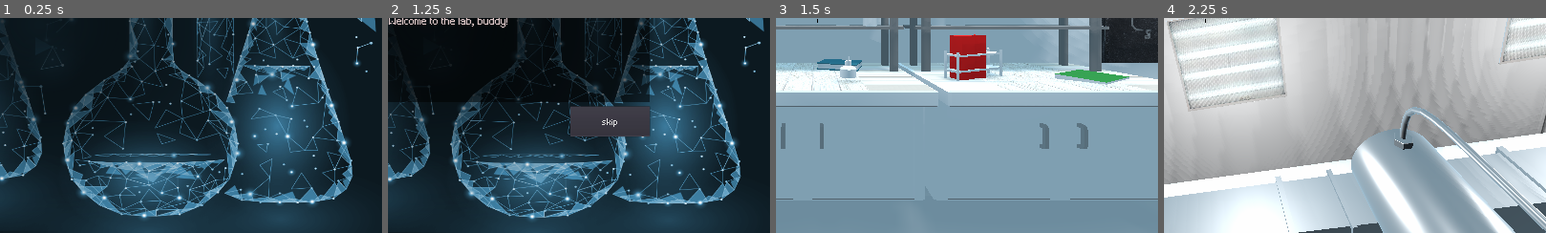
Above: before the commit, frames 1-4 (left to right).
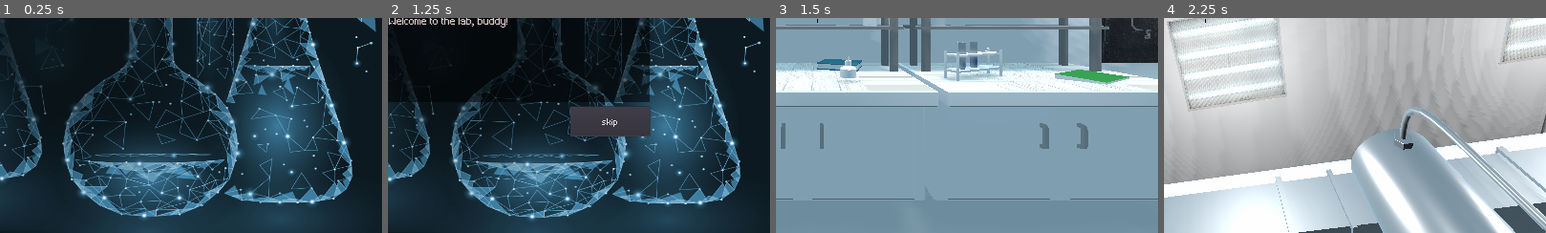
Above: after the commit, the same moments.

Repository: AlinaRinn/ChemLab
Game: Godot game, scene res://scenes/main/main_menu.tscn
Two runs of this game, one before a commit and one after it. Both use one fixed random seed, a clock stepped at 60 frames per second and the inputs below.
Inputs (mouse positions are % of the whole screen's width and height, from its top left):
- Up to frame 1 (0.25 s): no input
- Up to frame 2 (1.25 s): click "Лаборатория 1" at 0.5 s
- Up to frame 3 (1.5 s): click "skip" at 1.25 s
- Up to frame 4 (2.25 s): tap Enter at 2 s; move the mouse to (55, 50) at 2.02 s
The pictures show only the part of the screen within x 45-95%, y 50-100%; the shares and areas given below are measured in that part.

Frames 1-2 are identical in both runs. In frame 3, 1.7% of the frame differs, in the area x 45-55%, y 7-29%; in frame 4, nothing differs.

Commit message:
Implementing new binding

Diff:
--- a/characters/player.tscn
+++ b/characters/player.tscn
@@ -22,30 +22,8 @@
 
 func action():
 	# Для взаимодействия с объектами
-	# не работает с партиал нодой
-
 	if cast:
 		cast.action()
-
-	if action_object:
-		if action_object.name == 'doorr':
-			print(\"good\")
-		if action_object.name == 'flaskk':
-			action_object.drug()
-		if action_object.name == 'burnerr':
-			action_object.burn()
-			action_object.fire()
-		if action_object.name == 'checker':
-			action_object.distiller_active()
-			action_object.liquid()
-		if action_object.name == 'notebook':
-			action_object.show_notes()
-		if action_object.name == 'door':
-			action_object.open()
-		if action_object.name == 'bottle':
-			action_object.get_bottle()
-		if action_object.name == 'Bottle':
-			action_object.get_bottle()
 
 func get_to_hand(path):
 	# Грузит объект в ручки
@@ -102,7 +80,7 @@
 		cast = null
 
 	if cast:
-		G.label.text = cast.label + ' ('+cast.on_act_label+')'
+		G.label.text = cast.label + ' ('+cast.left_click_label+')'
 	else:
 		G.label.text
 
--- a/objects/interactive/bottle.gd
+++ b/objects/interactive/bottle.gd
@@ -1,5 +1,5 @@
 extends Spatial
 
-func get_bottle():
+func take():
 	G.player.get_to_hand("res://objects/interactive/bottle.tscn")
 	queue_free()
--- a/objects/interactive/bottle.tscn
+++ b/objects/interactive/bottle.tscn
@@ -2,7 +2,7 @@
 
 [ext_resource path="res://assets/models/bottle.obj" type="ArrayMesh" id=1]
 [ext_resource path="res://objects/interactive/bottle.gd" type="Script" id=2]
-[ext_resource path="res://objects/interactive/Bottle2.gd" type="Script" id=3]
+[ext_resource path="res://scenes/main/interactive.tscn" type="PackedScene" id=4]
 
 [sub_resource type="BoxShape" id=1]
 
@@ -10,7 +10,6 @@
 script = ExtResource( 2 )
 
 [node name="Bottle" type="StaticBody" parent="."]
-script = ExtResource( 3 )
 
 [node name="CollisionShape" type="CollisionShape" parent="Bottle"]
 shape = SubResource( 1 )
@@ -19,3 +18,9 @@
 transform = Transform( 1, 0, 0, 0, 1, 0, 0, 0, 1, -3.55544, -3.9558, 4.03991 )
 mesh = ExtResource( 1 )
 skeleton = NodePath("../../..")
+
+[node name="interactive" parent="." instance=ExtResource( 4 )]
+transform = Transform( 0.172918, 0, 0, 0, 0.325296, 0, 0, 0, 0.165751, 0.0177526, 0.272175, 0.0295882 )
+label = "Бутылка"
+left_click_action = "take"
+left_click_label = "Взять"
--- a/objects/interactive/burner.tscn
+++ b/objects/interactive/burner.tscn
@@ -1,14 +1,34 @@
-[gd_scene load_steps=13 format=2]
+[gd_scene load_steps=11 format=2]
 
-[ext_resource path="res://objects/target.tscn" type="PackedScene" id=1]
-[ext_resource path="res://objects/temp.tscn" type="PackedScene" id=2]
 [ext_resource path="res://assets/models/spirit_lamp.obj" type="ArrayMesh" id=3]
 [ext_resource path="res://assets/particle/burn_particle.png" type="Texture" id=4]
 [ext_resource path="res://scripts/objects/interactive/burnerr_main.gd" type="Script" id=5]
-[ext_resource path="res://scripts/objects/interactive/burnerr.gd" type="Script" id=6]
+[ext_resource path="res://scenes/main/interactive.tscn" type="PackedScene" id=7]
 
 [sub_resource type="BoxShape" id=1]
 extents = Vector3( 0.171085, 0.20831, 0.174081 )
+
+[sub_resource type="SpatialMaterial" id=6]
+flags_transparent = true
+flags_unshaded = true
+vertex_color_use_as_albedo = true
+params_billboard_mode = 3
+particles_anim_h_frames = 1
+particles_anim_v_frames = 1
+particles_anim_loop = false
+albedo_texture = ExtResource( 4 )
+
+[sub_resource type="QuadMesh" id=7]
+material = SubResource( 6 )
+size = Vector2( 0.1, 0.1 )
+
+[sub_resource type="Curve" id=8]
+min_value = 0.5
+_data = [ Vector2( 0, 0.5 ), 0.0, 0.0, 0, 0, Vector2( 0.5, 1 ), 0.0, 0.0, 0, 0, Vector2( 1, 0.5 ), 0.0, 0.0, 0, 0 ]
+
+[sub_resource type="Gradient" id=9]
+offsets = PoolRealArray( 0, 0.403974, 0.761589, 1 )
+colors = PoolColorArray( 0.0535278, 0.729421, 0.856445, 1, 0.875849, 0.911586, 0.417073, 1, 0.96582, 0.477465, 0.056591, 1, 0.9375, 0.334682, 0.150146, 0.254902 )
 
 [sub_resource type="Animation" id=5]
 resource_name = "burn"
@@ -37,33 +57,10 @@
 "values": [ false, true ]
 }
 
-[sub_resource type="SpatialMaterial" id=6]
-flags_transparent = true
-flags_unshaded = true
-vertex_color_use_as_albedo = true
-params_billboard_mode = 3
-particles_anim_h_frames = 1
-particles_anim_v_frames = 1
-particles_anim_loop = false
-albedo_texture = ExtResource( 4 )
-
-[sub_resource type="QuadMesh" id=7]
-material = SubResource( 6 )
-size = Vector2( 0.1, 0.1 )
-
-[sub_resource type="Curve" id=8]
-min_value = 0.5
-_data = [ Vector2( 0, 0.5 ), 0.0, 0.0, 0, 0, Vector2( 0.5, 1 ), 0.0, 0.0, 0, 0, Vector2( 1, 0.5 ), 0.0, 0.0, 0, 0 ]
-
-[sub_resource type="Gradient" id=9]
-offsets = PoolRealArray( 0, 0.403974, 0.761589, 1 )
-colors = PoolColorArray( 0.0535278, 0.729421, 0.856445, 1, 0.875849, 0.911586, 0.417073, 1, 0.96582, 0.477465, 0.056591, 1, 0.9375, 0.334682, 0.150146, 0.254902 )
-
 [node name="Spatial" type="Spatial"]
 script = ExtResource( 5 )
 
 [node name="burnerr" type="StaticBody" parent="."]
-script = ExtResource( 6 )
 
 [node name="CollisionShape" type="CollisionShape" parent="burnerr"]
 transform = Transform( 1, 0, 0, 0, 1, 0, 0, 0, 1, 0, 0.209288, 0 )
@@ -77,9 +74,6 @@
 transform = Transform( 1.17382, 0, 0, 0, 1.17382, 0, 0, 0, 1.17382, -2.47659, -3.71357, 2.84082 )
 visible = false
 mesh = ExtResource( 3 )
-
-[node name="anim" type="AnimationPlayer" parent="burnerr"]
-anims/burn = SubResource( 5 )
 
 [node name="CPUParticles" type="CPUParticles" parent="burnerr"]
 transform = Transform( 1, 0, 0, 0, 1, 0, 0, 0, 1, 0, 0.437926, 0 )
@@ -100,13 +94,11 @@
 shadow_enabled = true
 shadow_color = Color( 0.2, 0.2, 0.168627, 1 )
 
-[node name="temp" parent="burnerr" instance=ExtResource( 2 )]
-transform = Transform( 0.0992558, 0, 0, 0, 0.335397, 0, 0, 0, 0.0992558, 0, 0.736515, 0 )
-area_temp = "1550 °C"
-area_id = "22"
+[node name="interactive" parent="." instance=ExtResource( 7 )]
+label = "Горелка"
+left_click_action = "burn"
+left_click_label = "Зажечь/Потушить"
 
-[node name="target" parent="burnerr" instance=ExtResource( 1 )]
-transform = Transform( 0.20123, 0, 0, 0, 0.247242, 0, 0, 0, 0.20123, 0, 0.214223, 0 )
-target_name = "Горелка"
-target_other = "(Без пометок)"
-delete_parent = false
+[node name="anim" type="AnimationPlayer" parent="."]
+root_node = NodePath("../burnerr")
+anims/burn = SubResource( 5 )
--- /dev/null
+++ b/objects/interactive/distiller.gd
@@ -0,0 +1,13 @@
+extends Spatial
+
+var active = false
+
+func press():
+	if !active:
+		$checker/check_rotate/anim.play("rotate")
+		active = true
+		$checker/liquid.liquid_active = true
+	else:
+		$checker/check_rotate/anim.play_backwards("rotate")
+		active = false
+		$checker/liquid.liquid_active = false
--- a/objects/interactive/distiller.tscn
+++ b/objects/interactive/distiller.tscn
@@ -1,13 +1,11 @@
-[gd_scene load_steps=16 format=2]
+[gd_scene load_steps=15 format=2]
 
 [ext_resource path="res://assets/models/distiller_big_main.obj" type="ArrayMesh" id=1]
 [ext_resource path="res://assets/models/distiller_big_check.obj" type="ArrayMesh" id=2]
-[ext_resource path="res://objects/target.tscn" type="PackedScene" id=3]
+[ext_resource path="res://objects/interactive/distiller.gd" type="Script" id=3]
 [ext_resource path="res://assets/particle/water_particle.png" type="Texture" id=4]
-[ext_resource path="res://scripts/objects/interactive/distiller_check.gd" type="Script" id=5]
-[ext_resource path="res://scripts/objects/interactive/checker.gd" type="Script" id=6]
 [ext_resource path="res://objects/liquid.tscn" type="PackedScene" id=7]
-
+[ext_resource path="res://scenes/main/interactive.tscn" type="PackedScene" id=8]
 
 [sub_resource type="SpatialMaterial" id=1]
 albedo_color = Color( 0.709804, 0.709804, 0.709804, 1 )
@@ -68,19 +66,15 @@
 
 [node name="Spatial" type="Spatial"]
 transform = Transform( 0.882, 0, 0, 0, 0.882, 0, 0, 0, 0.882, 0, 0, 0 )
+script = ExtResource( 3 )
 
 [node name="distiller_body" type="StaticBody" parent="."]
 transform = Transform( 1.31134e-07, 0, -1, 0, 1, 0, 1, 0, 1.31134e-07, 0, 0, 0 )
-script = ExtResource( 5 )
 
 [node name="discil_main" type="MeshInstance" parent="distiller_body"]
 transform = Transform( -3.0598e-08, 0, 0.7, 0, 0.7, 0, -0.7, 0, -3.0598e-08, 0, 0, 0 )
 mesh = ExtResource( 1 )
 material/0 = SubResource( 1 )
-
-[node name="target" parent="distiller_body/discil_main" instance=ExtResource( 3 )]
-transform = Transform( 1.12307, 0, 0, 0, 2.85088, 0, 0, 0, 1.12307, 0, 1.47869, 0 )
-target_name = "Дистиллятор"
 
 [node name="CollisionShape" type="CollisionShape" parent="distiller_body"]
 transform = Transform( 0.752929, 0, 0, 0, 2.47057, 0, -1.42109e-14, 0, 0.759919, 0, 1.14877, 0 )
@@ -88,14 +82,9 @@
 
 [node name="checker" type="StaticBody" parent="."]
 transform = Transform( 1, 0, 0, 0, 1, 0, 0, 0, 1, 1.61215, 0.385868, 0 )
-script = ExtResource( 6 )
 
 [node name="CollisionShape" type="CollisionShape" parent="checker"]
 shape = SubResource( 3 )
-
-[node name="target" parent="checker" instance=ExtResource( 3 )]
-transform = Transform( 0.312711, 0, 2.87092e-08, 0, 0.350873, 0, -1.11373e-07, 0, 0.334466, 0.00197792, 0.0190729, -2.46261e-07 )
-target_name = "Включить дистиллятор"
 
 [node name="CPUParticles" type="CPUParticles" parent="checker"]
 transform = Transform( 0.7, 0, 1.22392e-07, 0, 0.7, 0, -1.22392e-07, 0, 0.7, 0.25615, -0.213338, -2.44997e-07 )
@@ -126,3 +115,13 @@
 
 [node name="anim" type="AnimationPlayer" parent="checker/check_rotate"]
 anims/rotate = SubResource( 8 )
+
+[node name="interactive" parent="." instance=ExtResource( 8 )]
+transform = Transform( 1.03822, 0, 0, 0, 1.93991, 0, 0, 0, 1, 0.247042, 1.10552, 0 )
+label = "Дистиллятор"
+
+[node name="interactive2" parent="." instance=ExtResource( 8 )]
+transform = Transform( 0.278153, 0, 0, 0, 0.251164, 0, 0, 0, 0.271931, 1.64459, 0.337286, 0 )
+label = "Дистиллятор"
+left_click_action = "press"
+left_click_label = "Открыть/Закрыть"
--- /dev/null
+++ b/objects/interactive/door.gd
@@ -0,0 +1,6 @@
+extends Spatial
+
+
+func exit():
+	G.to('main_menu')
+	Input.set_mouse_mode(Input.MOUSE_MODE_VISIBLE)
--- a/objects/interactive/door.tscn
+++ b/objects/interactive/door.tscn
@@ -1,9 +1,9 @@
-[gd_scene load_steps=6 format=2]
+[gd_scene load_steps=7 format=2]
 
 [ext_resource path="res://assets/textures/door.jpg" type="Texture" id=1]
 [ext_resource path="res://assets/models/door_2.obj" type="ArrayMesh" id=2]
-[ext_resource path="res://objects/target.tscn" type="PackedScene" id=3]
-
+[ext_resource path="res://scenes/main/interactive.tscn" type="PackedScene" id=3]
+[ext_resource path="res://objects/interactive/door.gd" type="Script" id=4]
 
 [sub_resource type="BoxShape" id=1]
 extents = Vector3( 0.170364, 2.3762, 1.29889 )
@@ -12,6 +12,7 @@
 albedo_texture = ExtResource( 1 )
 
 [node name="Spatial" type="Spatial"]
+script = ExtResource( 4 )
 
 [node name="doorr" type="StaticBody" parent="."]
 
@@ -24,7 +25,8 @@
 mesh = ExtResource( 2 )
 material/0 = SubResource( 2 )
 
-[node name="target" parent="." instance=ExtResource( 3 )]
-transform = Transform( 0.309597, 0, 0, 0, 2.50203, 0, 0, 0, 1.32857, 0, 2.152, 0 )
-target_name = "Выхода нет"
-target_id = "9005"
+[node name="interactive" parent="." instance=ExtResource( 3 )]
+transform = Transform( 0.0955831, 0, 0, 0, 2.5486, 0, 0, 0, 1.33099, 0, 2.20775, 0 )
+label = "Дверь"
+left_click_action = "exit"
+left_click_label = "Выйти"
--- a/objects/interactive/notebook.tscn
+++ b/objects/interactive/notebook.tscn
@@ -1,7 +1,7 @@
 [gd_scene load_steps=7 format=2]
 
 [ext_resource path="res://assets/models/notebook.obj" type="ArrayMesh" id=1]
-[ext_resource path="res://objects/target.tscn" type="PackedScene" id=2]
+[ext_resource path="res://scenes/main/interactive.tscn" type="PackedScene" id=2]
 [ext_resource path="res://scripts/objects/interactive/notebook.gd" type="Script" id=3]
 [ext_resource path="res://scripts/objects/interactive/notebook_main.gd" type="Script" id=4]
 
@@ -26,9 +26,8 @@
 mesh = ExtResource( 1 )
 material/1 = SubResource( 2 )
 
-[node name="target" parent="." instance=ExtResource( 2 )]
-transform = Transform( 0.590051, 0, 0, 0, 0.055014, 0, 0, 0, 0.407929, 0, 0.0784091, 0 )
-target_name = "Лабораторный журнал"
-target_id = "9002"
-target_other = "(Без пометок)"
-delete_parent = false
+[node name="interactive" parent="." instance=ExtResource( 2 )]
+transform = Transform( 0.537793, 0, 0, 0, 0.189953, 0, 0, 0, 0.500875, 0, 0, 0 )
+label = "Тетрадь"
+left_click_action = "show_notes"
+left_click_label = "Посмотреть"
--- a/objects/interactive/tube.tscn
+++ b/objects/interactive/tube.tscn
@@ -1,7 +1,6 @@
-[gd_scene load_steps=9 format=2]
+[gd_scene load_steps=8 format=2]
 
 [ext_resource path="res://assets/models/tube_type_0.obj" type="ArrayMesh" id=1]
-[ext_resource path="res://scripts/objects/interactive/flask_script.gd" type="Script" id=2]
 [ext_resource path="res://scenes/main/interactive.tscn" type="PackedScene" id=3]
 [ext_resource path="res://scripts/objects/interactive/flask_input.gd" type="Script" id=4]
 [ext_resource path="res://objects/elements/water.tscn" type="PackedScene" id=5]
@@ -33,7 +32,6 @@
 script = ExtResource( 4 )
 
 [node name="flaskk" type="StaticBody" parent="."]
-script = ExtResource( 2 )
 
 [node name="CollisionShape" type="CollisionShape" parent="flaskk"]
 transform = Transform( 1, 0, 0, 0, 1, 0, 0, 0, 1, 0, 0.104731, -0.00997448 )
@@ -64,10 +62,12 @@
 transform = Transform( 1, 0, 0, 0, 1, 0, 0, 0, 1, 3.12313, 3.67419, -3.19543 )
 visible = false
 
-[node name="anim" type="AnimationPlayer" parent="flaskk"]
-anims/drug = SubResource( 3 )
-
 [node name="interactive" parent="." instance=ExtResource( 3 )]
 transform = Transform( 0.160006, 0, 0, 0, 0.49701, 0, 0, 0, 0.142285, 0, 0, 0 )
-label = "123123"
-on_action = "get_flask"
+label = "Пробирка"
+left_click_action = "drug"
+left_click_label = "Поднять/Опустить"
+
+[node name="anim" type="AnimationPlayer" parent="."]
+root_node = NodePath("../flaskk")
+anims/drug = SubResource( 3 )
--- a/scenes/main/interactive.gd
+++ b/scenes/main/interactive.gd
@@ -1,20 +1,21 @@
 extends Area
 
 export var label = ''
-export var on_action = ''
-export var on_act_label = ''
+export var left_click_action = ''
+export var left_click_label = ''
+export var right_click_action = ''
+export var right_click_label = ''
 
 
 func _ready():
-	pass
-	#$MeshInstance.hide()
+	$MeshInstance.hide()
 
 
 func action():
 	var prt = get_parent()
 
-	if on_action:
-		if prt.has_method(on_action):
-			prt.call(on_action)
+	if left_click_action:
+		if prt.has_method(left_click_action):
+			prt.call(left_click_action)
 		else:
-			print(on_action+' не существует')
+			print(left_click_action+' не существует')
--- a/scripts/objects/interactive/burnerr_main.gd
+++ b/scripts/objects/interactive/burnerr_main.gd
@@ -6,6 +6,25 @@
 
 # Called when the node enters the scene tree for the first time.
 func _ready():
-	$burnerr/target.target_other = burn_other
 	if burnded:
 		$burnerr.burn()
+
+var active = false
+
+func burn():
+	# Отвечает за анимацию горения
+	if !active:
+		$anim.play("burn")
+		active = true
+	else:
+		$anim.play_backwards("burn")
+		active = false
+
+
+func fire():
+	# Зачем это надо не понимаю
+	# горит и без этого
+	if !$temp.temp_active:
+		$temp.temp_active = true
+	else:
+		$temp.temp_active = false
--- a/scripts/objects/interactive/checker.gd
+++ b/scripts/objects/interactive/checker.gd
@@ -1,19 +1 @@
 extends StaticBody
-
-var active = false
-
-func distiller_active():
-	if !active:
-		$check_rotate/anim.play("rotate")
-		$target.target_name = "Выключить дистиллятор"
-		active = true
-	else:
-		$check_rotate/anim.play_backwards("rotate")
-		$target.target_name = "Включить дистиллятор"
-		active = false
-
-func liquid():
-	if !$liquid.liquid_active:
-		$liquid.liquid_active = true
-	else:
-		$liquid.liquid_active = false
--- a/scripts/objects/interactive/flask_input.gd
+++ b/scripts/objects/interactive/flask_input.gd
@@ -2,6 +2,8 @@
 
 var first_init = true
 var flask = []
+var opened = false
+
 
 export var level_1 = ""
 export var level_2 = ""
@@ -20,10 +22,17 @@
 	#flask_change_name()
 
 
-func get_flask():
+func take():
 	#G.player.get_to_hand("res://objects/complite/interactive/flask.tscn")
 	queue_free()
 
+func drug():
+	if !opened:
+		$anim.play("drug")
+		opened = true
+	else:
+		$anim.play_backwards("drug")
+		opened = false
 
 func flask_change_name():
 	$flaskk/CollisionShape/probirka/target.target_name = flask
--- a/scripts/objects/interactive/notebook.gd
+++ b/scripts/objects/interactive/notebook.gd
@@ -1,13 +1 @@
 extends StaticBody
-
-var active = false
-
-func show_notes():
-	var note_id = get_parent().note_number
-	G.note = note_id
-	if !active:
-		active = true
-		G.load_notes()
-	else:
-		active = false
-		G.blank_notes()
--- a/scripts/objects/interactive/notebook_main.gd
+++ b/scripts/objects/interactive/notebook_main.gd
@@ -3,5 +3,15 @@
 export var note_number = ""
 export var note_other = ""
 
-func _ready():
-	$target.target_other = note_other
+var active = false
+
+func show_notes():
+	return
+	var note_id = get_parent().note_number
+	G.note = note_id
+	if !active:
+		active = true
+		G.load_notes()
+	else:
+		active = false
+		G.blank_notes()
